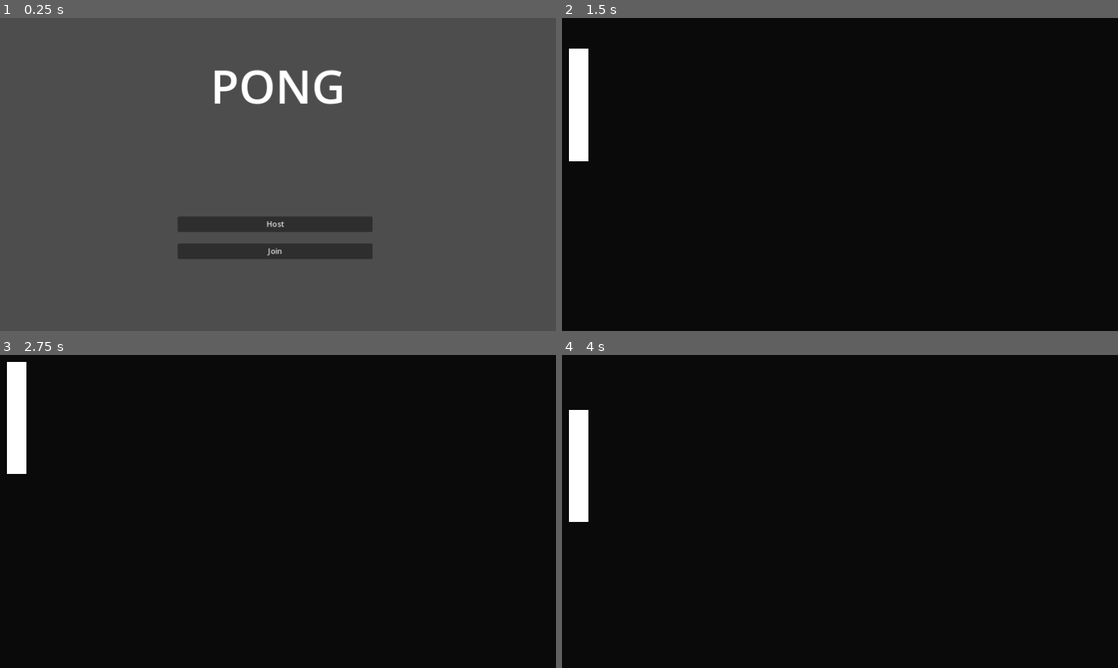
Above: before the commit, frames 1-4 (two rows, left to right).
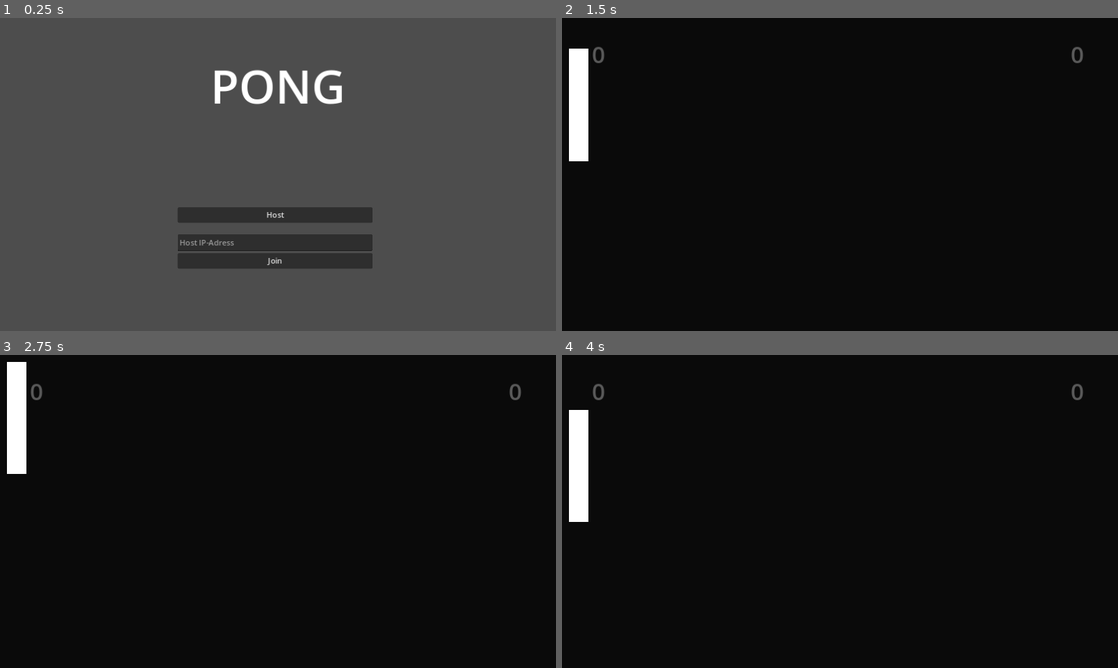
Above: after the commit, the same moments.

Repository: Tch1b0/multiplayer-pong
Game: Godot game, scene res://Menu.tscn
Same seed, same stepped clock (60 frames per second), same inputs: the game is played once before the commit and once after it.
Inputs:
- Up to frame 1 (0.25 s): no input
- Up to frame 2 (1.5 s): click "Join" at 0.5 s; click "Host" at 1.25 s
- Up to frame 3 (2.75 s): tap Enter at 2 s; hold Up (ui_up) from 2.03 s (still down)
- Up to frame 4 (4 s): release Up (ui_up) at 2.78 s; hold Down (ui_down) 2.78-3.53 s; hold Up (ui_up) from 3.53 s (still down)

The runs differ from the first frame. In frame 1, 4.2% of the frame differs, in the area x 32-67%, y 60-80%; in frame 2, 0.1%; in frame 3, 0.1%; in frame 4, 0.1%.

Commit message:
add sounds

Diff:
--- a/Ball.gd
+++ b/Ball.gd
@@ -9,4 +9,5 @@
 func _process(delta: float) -> void:
 	var collision_info := move_and_collide(velocity * delta)
 	if collision_info:
+		$AudioStreamPlayer.play()
 		velocity = velocity.bounce(collision_info.get_normal())
--- a/Ball.tscn
+++ b/Ball.tscn
@@ -1,6 +1,7 @@
-[gd_scene load_steps=5 format=3 uid="uid://fgldholkwoxn"]
+[gd_scene load_steps=6 format=3 uid="uid://fgldholkwoxn"]
 
 [ext_resource type="Script" path="res://Ball.gd" id="1_tghrn"]
+[ext_resource type="AudioStream" uid="uid://bdtvkr1j7djk3" path="res://blop.mp3" id="2_gf1r6"]
 
 [sub_resource type="SphereMesh" id="SphereMesh_qb2vb"]
 radius = 50.0
@@ -15,8 +16,10 @@
 properties/0/sync = true
 properties/0/watch = false
 
-[node name="Ball" type="CharacterBody2D"]
+[node name="Ball" type="CharacterBody2D" groups=["Ball"]]
 scale = Vector2(0.5, 0.5)
+collision_layer = 2
+collision_mask = 3
 script = ExtResource("1_tghrn")
 
 [node name="MeshInstance2D" type="MeshInstance2D" parent="."]
@@ -27,3 +30,7 @@
 
 [node name="MultiplayerSynchronizer" type="MultiplayerSynchronizer" parent="."]
 replication_config = SubResource("SceneReplicationConfig_67smo")
+
+[node name="AudioStreamPlayer" type="AudioStreamPlayer" parent="."]
+stream = ExtResource("2_gf1r6")
+volume_db = -10.0
--- a/Game.gd
+++ b/Game.gd
@@ -1,16 +1,54 @@
 extends Node2D
 class_name Game
 
+enum PlayerNum {
+	ONE,
+	TWO
+}
+
 var ball_scene := preload("res://Ball.tscn")
+var scores := {
+	PlayerNum.ONE: 0,
+	PlayerNum.TWO: 0,
+}
 
 @onready var available_positions = [$Player1Position.position, $Player2Position.position]
 
 @rpc("call_remote")
 func _on_child_entered_tree(node: Node) -> void:
 	if node.is_in_group("Player"):
-		print("HRER")
 		node.position = available_positions.pop_front()
 		if len(available_positions) == 0:
-			var ball := ball_scene.instantiate()
-			ball.position = $BallPosition.position
-			add_child(ball)
+			spawn_ball()
+
+func spawn_ball() -> void:
+	var ball := ball_scene.instantiate()
+	ball.position = $BallPosition.position
+	add_child(ball)
+
+func goal(player: PlayerNum):
+	scores[player] += 1
+	$PlayerOnePoints.text = str(scores[PlayerNum.ONE])
+	$PlayerTwoPoints.text = str(scores[PlayerNum.TWO])
+	await get_tree().create_timer(3).timeout
+	spawn_ball()
+
+
+func handle_goal(body: Node2D, player: PlayerNum) -> void:
+	if not body.is_in_group("Ball"):
+		return
+	var particles := $GPUParticles2D
+	particles.position = body.position
+	particles.rotation_degrees = 0 if player == PlayerNum.TWO else 180
+	goal(player)
+	particles.emitting = true
+	if bool(randi_range(0, 1)):
+		$EffectPlayer1.play()
+	else:
+		$EffectPlayer2.play()
+
+func _on_goal_left_body_entered(body: Node2D) -> void:
+	handle_goal(body, PlayerNum.TWO)
+
+func _on_goal_right_body_entered(body: Node2D) -> void:
+	handle_goal(body, PlayerNum.ONE)
--- a/Game.tscn
+++ b/Game.tscn
@@ -1,6 +1,9 @@
-[gd_scene load_steps=5 format=3 uid="uid://cv85bafp0tf4h"]
+[gd_scene load_steps=13 format=3 uid="uid://cv85bafp0tf4h"]
 
 [ext_resource type="Script" path="res://Game.gd" id="1_skk2c"]
+[ext_resource type="Texture2D" uid="uid://dtldav5c7thau" path="res://smoke.png" id="2_khdod"]
+[ext_resource type="AudioStream" uid="uid://ba4v18ditxdr0" path="res://explosion.wav" id="3_ug0wy"]
+[ext_resource type="AudioStream" uid="uid://okqxf5ksbc5p" path="res://horn.wav" id="4_ny4sw"]
 
 [sub_resource type="Gradient" id="Gradient_7ppl2"]
 offsets = PackedFloat32Array(0)
@@ -11,6 +14,29 @@
 
 [sub_resource type="RectangleShape2D" id="RectangleShape2D_af1qw"]
 size = Vector2(1152, 20)
+
+[sub_resource type="RectangleShape2D" id="RectangleShape2D_ncgd1"]
+size = Vector2(20, 648)
+
+[sub_resource type="Gradient" id="Gradient_74q32"]
+colors = PackedColorArray(0.786925, 0.208912, 0.187878, 1, 0.939958, 0.542975, 0.255239, 1)
+
+[sub_resource type="GradientTexture1D" id="GradientTexture1D_ljodf"]
+gradient = SubResource("Gradient_74q32")
+
+[sub_resource type="ParticleProcessMaterial" id="ParticleProcessMaterial_o73h1"]
+emission_shape = 1
+emission_sphere_radius = 128.0
+particle_flag_disable_z = true
+initial_velocity_min = 500.0
+initial_velocity_max = 1000.0
+orbit_velocity_min = 0.0
+orbit_velocity_max = 0.0
+color_ramp = SubResource("GradientTexture1D_ljodf")
+
+[sub_resource type="LabelSettings" id="LabelSettings_j2sno"]
+font_size = 48
+font_color = Color(0.352941, 0.352941, 0.352941, 1)
 
 [node name="Game" type="Node2D"]
 script = ExtResource("1_skk2c")
@@ -45,4 +71,60 @@
 _spawnable_scenes = PackedStringArray("res://Player.tscn")
 spawn_path = NodePath("..")
 
+[node name="AnimationPlayer" type="AnimationPlayer" parent="."]
+
+[node name="GoalLeft" type="Area2D" parent="."]
+position = Vector2(-27, 324)
+collision_layer = 3
+collision_mask = 3
+
+[node name="CollisionShape2D" type="CollisionShape2D" parent="GoalLeft"]
+shape = SubResource("RectangleShape2D_ncgd1")
+
+[node name="GoalRight" type="Area2D" parent="."]
+position = Vector2(1181, 324)
+collision_layer = 3
+collision_mask = 3
+
+[node name="CollisionShape2D" type="CollisionShape2D" parent="GoalRight"]
+shape = SubResource("RectangleShape2D_ncgd1")
+
+[node name="Camera2D" type="Camera2D" parent="."]
+position = Vector2(576, 324)
+
+[node name="GPUParticles2D" type="GPUParticles2D" parent="."]
+texture_filter = 1
+emitting = false
+amount = 100
+process_material = SubResource("ParticleProcessMaterial_o73h1")
+texture = ExtResource("2_khdod")
+one_shot = true
+explosiveness = 1.0
+
+[node name="PlayerOnePoints" type="Label" parent="."]
+offset_left = 62.0
+offset_top = 41.0
+offset_right = 102.0
+offset_bottom = 111.0
+text = "0"
+label_settings = SubResource("LabelSettings_j2sno")
+
+[node name="PlayerTwoPoints" type="Label" parent="."]
+offset_left = 1054.0
+offset_top = 41.0
+offset_right = 1094.0
+offset_bottom = 111.0
+text = "0"
+label_settings = SubResource("LabelSettings_j2sno")
+
+[node name="EffectPlayer1" type="AudioStreamPlayer" parent="."]
+stream = ExtResource("3_ug0wy")
+volume_db = -10.0
+
+[node name="EffectPlayer2" type="AudioStreamPlayer" parent="."]
+stream = ExtResource("4_ny4sw")
+volume_db = -10.0
+
 [connection signal="child_entered_tree" from="." to="." method="_on_child_entered_tree"]
+[connection signal="body_entered" from="GoalLeft" to="." method="_on_goal_left_body_entered"]
+[connection signal="body_entered" from="GoalRight" to="." method="_on_goal_right_body_entered"]
--- a/Menu.gd
+++ b/Menu.gd
@@ -21,5 +21,5 @@
 	$Game.call_deferred("add_child", player)
 
 func _on_join_button_pressed() -> void:
-	Networking.peer.create_client("localhost", Networking.PORT)
+	Networking.peer.create_client(%HostIPTextEdit.text, Networking.PORT)
 	multiplayer.multiplayer_peer = Networking.peer
--- a/Menu.tscn
+++ b/Menu.tscn
@@ -54,7 +54,16 @@
 layout_mode = 2
 text = "Host"
 
-[node name="JoinButton" type="Button" parent="VBoxContainer"]
+[node name="VBoxContainer" type="VBoxContainer" parent="VBoxContainer"]
+layout_mode = 2
+
+[node name="HostIPTextEdit" type="TextEdit" parent="VBoxContainer/VBoxContainer"]
+unique_name_in_owner = true
+custom_minimum_size = Vector2(0, 35)
+layout_mode = 2
+placeholder_text = "Host IP-Adress"
+
+[node name="JoinButton" type="Button" parent="VBoxContainer/VBoxContainer"]
 layout_mode = 2
 text = "Join"
 
@@ -65,4 +74,4 @@
 visible = false
 
 [connection signal="pressed" from="VBoxContainer/HostButton" to="." method="_on_host_button_pressed"]
-[connection signal="pressed" from="VBoxContainer/JoinButton" to="." method="_on_join_button_pressed"]
+[connection signal="pressed" from="VBoxContainer/VBoxContainer/JoinButton" to="." method="_on_join_button_pressed"]
Not shown, added: blop.mp3.import
Not shown, added: explosion.wav.import
Not shown, added: horn.wav.import
Binary file added: smoke.png
Not shown, added: smoke.png.import
Not shown, added: blop.mp3
Not shown, added: explosion.wav
Not shown, added: horn.wav
